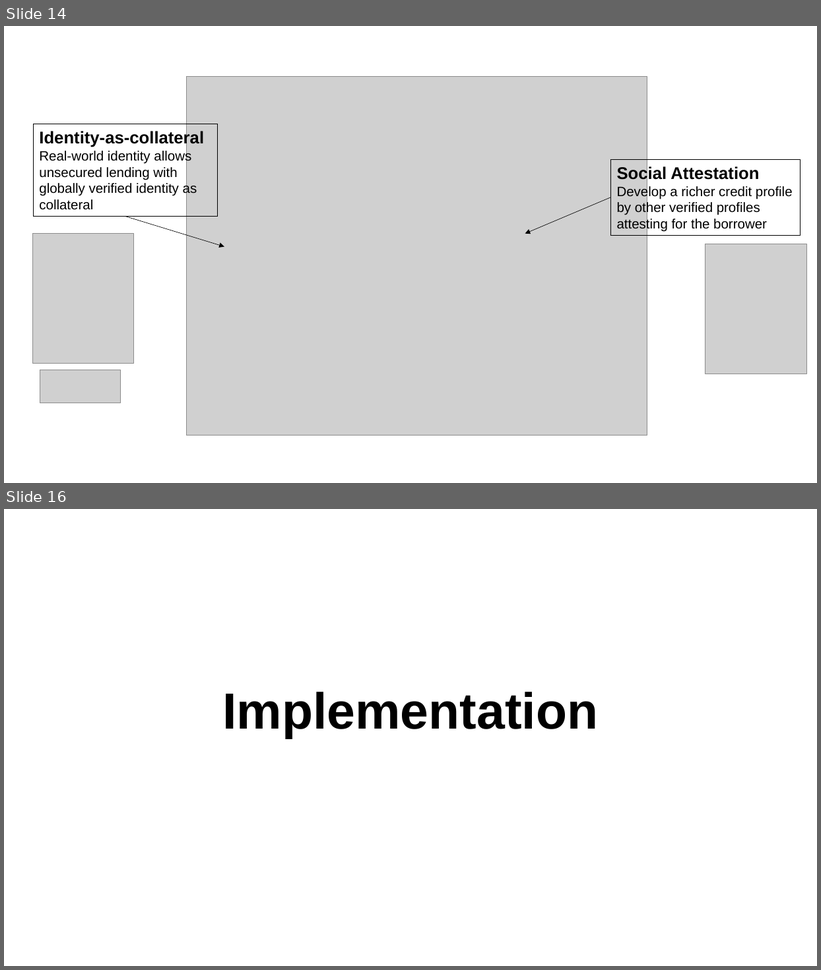
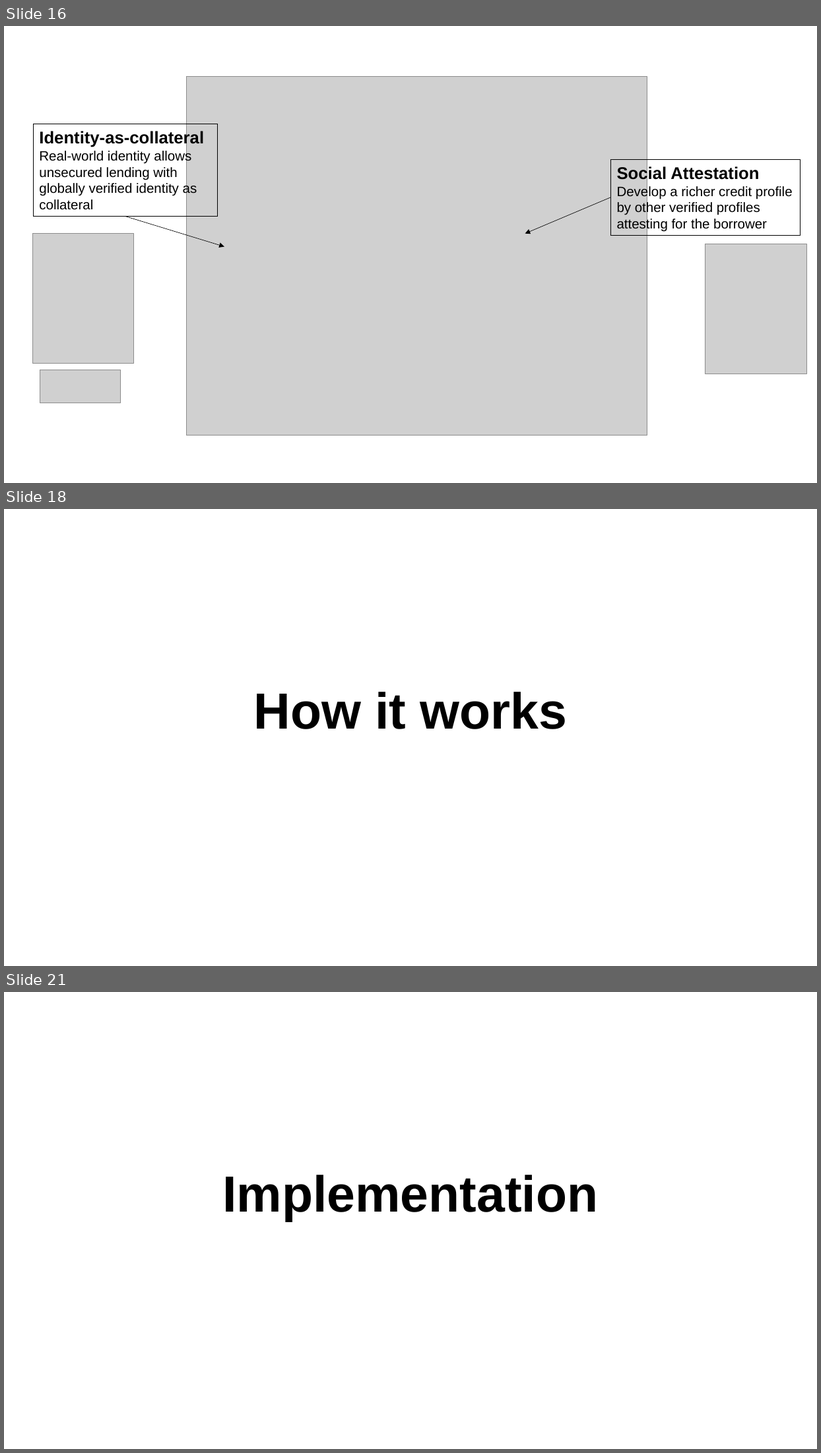
Before and after one commit to enabledao/enable, a slide deck: presentation/presentation.pptx. Shown one above the other, each under a label of ours: slides 14 and 16 before the commit, slides 16, 18 and 21 after it; the slides between them are not shown. The pictures are 821x970 and 821x1453 pixels, drawn with LibreOffice and Linux fonts; fonts in the diff are those of the drawing; grey boxes stand for pictures. Boxes give left, top, right and bottom in pixels: in the first picture for what was removed or moved away, otherwise in the second. Text is boxed around its words. In the diff, an @@ line names an element or a change of style, - is before the commit and + after.

```diff
--- a/presentation/presentation.pptx
+++ b/presentation/presentation.pptx
@@ slide 18 added at bbox=[4, 509, 817, 966], background #FFFFFF @@
@@ title added at bbox=[254, 692, 567, 729], 60 pt, text #000000, bold @@
+How it works
@@ what was slide 14 is now slide 16 @@
@@ what was slide 16 is now slide 21 @@
```
Also in this commit, not shown: 10 slides changed, 5 other slides added, 1 slide removed.
